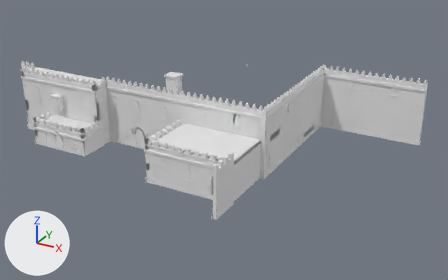
Two versions of the FBX model models/AR_FataMorgana/exports/AR_FataMorgana_achterkant.fbx, one commit apart.
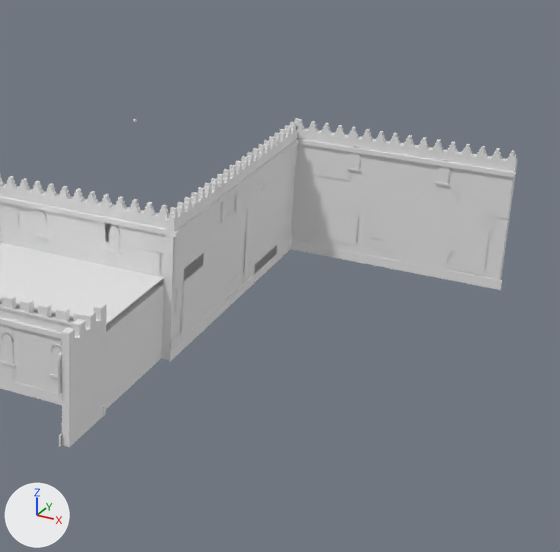
Old and new are each drawn whole from a 50 mm lens placed at (51.0, -102.0, 32.5), pointed at (12.2, -31.4, -2.8) and again close up on the part from 41% to 100% of the width and 3% to 96% of the height. The lights are fixed; the arrows at lower left show +X, +Y and +Z. The first two pictures are the older version. Vertices at exactly the same position are counted once.

Script lines for the objects in view, before the commit:
```python
ob_fm_lijst_0_achterkant = bpy.data.objects.new('FM_lijst_0_achterkant', me_fm_achterkant_lijst_001)
ob_fm_lijst_0_achterkant.location = (0.0, 0.0, 0.0)
ob_fm_streep_0_achterkant = bpy.data.objects.new('FM_streep_0_achterkant', me_fm_achterkant_streep_001)
ob_fm_streep_0_achterkant.location = (0.0, 0.0, 0.0)
ob_fm_stuc_0_achterkant = bpy.data.objects.new('FM_stuc_0_achterkant', me_fm_achterkant_stuc_001)
ob_fm_stuc_0_achterkant.location = (0.0, 0.0, 0.0)
ob_fm_vlek1_0_achterkant = bpy.data.objects.new('FM_vlek1_0_achterkant', me_fm_achterkant_vlek1_001)
ob_fm_vlek1_0_achterkant.location = (0.0, 0.0, 0.0)
ob_fm_vlek2_0_achterkant = bpy.data.objects.new('FM_vlek2_0_achterkant', me_fm_achterkant_vlek2_001)
ob_fm_vlek2_0_achterkant.location = (0.0, 0.0, 0.0)
ob_fm_vlek4_0_achterkant = bpy.data.objects.new('FM_vlek4_0_achterkant', me_fm_achterkant_vlek4_001)
ob_fm_vlek4_0_achterkant.location = (0.0, 0.0, 0.0)
ob_fm_voet_0_achterkant = bpy.data.objects.new('FM_voet_0_achterkant', me_fm_achterkant_voet_001)
ob_fm_voet_0_achterkant.location = (0.0, 0.0, 0.0)
# also in view: 'FM_vlek3_0_achterkant' at (6.5, -44.2, 3.6); 'FM_raam_0_achterkant' at (13.3, -39.1, 4.2); 'FM_dak_0_achterkant' at (7.4, -47.5, 5.5)
```
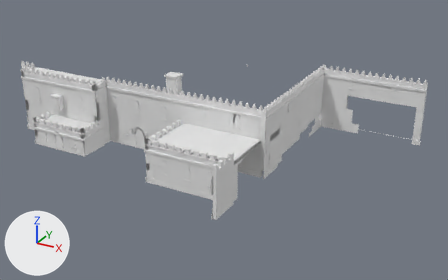
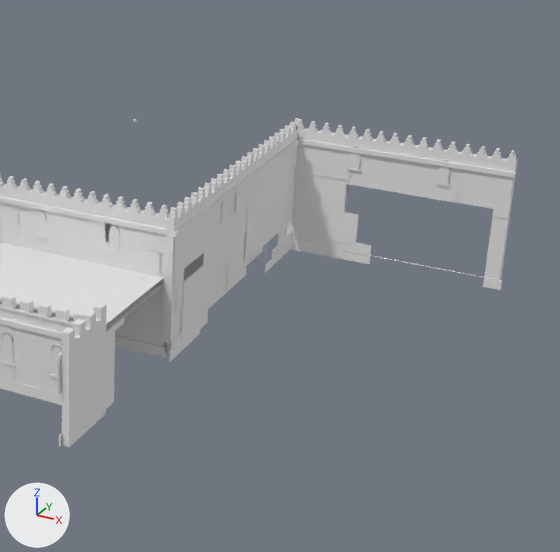
Boxes (x1, y1, x2, y2) around the edits, measured in the close-ups (560 x 552 px; the box of a moved part takes in the faces that stretch with it):
'FM_vlek4_0_achterkant', reshaped: before (0, 158, 495, 379); after (0, 158, 291, 379)
'FM_vlek2_0_achterkant', reshaped: before (52, 152, 490, 275); after (52, 152, 458, 254)
'FM_vlek1_0_achterkant', reshaped: before (0, 160, 486, 382); after (0, 160, 277, 382)
part 1 of me_fm_achterkant_vlek2_001, deleted: before (454, 223, 490, 275)
part 2 of me_fm_achterkant_vlek2_001, cut back: before (254, 176, 281, 272); after (255, 152, 289, 253)
part 3 of me_fm_achterkant_vlek2_001, cut back: before (395, 183, 458, 256); after (399, 183, 458, 203)
part 4 of me_fm_achterkant_vlek4_001, deleted: before (400, 198, 454, 270)
part 5 of me_fm_achterkant_vlek4_001, deleted: before (483, 217, 495, 239)
part 6 of me_fm_achterkant_vlek4_001, deleted: before (368, 183, 399, 239)
part 7 of me_fm_achterkant_vlek4_001, deleted: before (381, 232, 410, 256)
part 8 of me_fm_achterkant_vlek4_001, added: after (265, 158, 291, 260)
part 9 of me_fm_achterkant_lijst_001, reshaped: before (359, 153, 451, 184); after (265, 241, 502, 290)
part 10 of me_fm_achterkant_lijst_001, added: after (169, 326, 199, 361)
part 11 of me_fm_achterkant_voet_001, deleted: before (220, 245, 452, 305)
part 12 of me_fm_achterkant_voet_001, moved or reshaped (not visible afterwards): before (208, 298, 220, 316)
part 13 of me_fm_achterkant_voet_001, moved or reshaped: before (447, 263, 500, 280); after (484, 270, 500, 280)
part 14 of me_fm_achterkant_stuc_001, cut back: before (162, 229, 170, 360); after (0, 128, 517, 409)
part 15 of me_fm_achterkant_vlek1_001, deleted: before (451, 201, 486, 253)
part 16 of me_fm_achterkant_vlek1_001, cut back: before (208, 160, 277, 308); after (209, 160, 277, 290)

Edits to the bpy script that builds the scene:
```text
Change me_fm_achterkant_vlek1_001:
    remove me_fm_achterkant_vlek1_001.from_pydata(...)  # 52 vertices, 26 faces; spans x -9.7..36.6, y -51.6..-26.6, z 0.1..7.2
    add me_fm_achterkant_vlek1_001.from_pydata(...)  # 64 vertices, 42 faces; spans x -9.7..24.7, y -51.6..-29.7, z 0.2..7.2
    me_fm_achterkant_vlek1_001 part 15: the loose piece of 4 vertices spanning x 32.2..36.6, y -26.6, z 1.8..5.1 is deleted
    me_fm_achterkant_vlek1_001 part 16: 1 vertex moved from x 24.7, y -34.5, z 0.1 to x 24.7, y -34.5, z 2.0; 6 vertices removed from x 24.6..24.7, y -40.5..-29.7, z 0.1..4.1; 22 vertices added at x 24.7, y -40.5..-29.7, z 1.2..7.2
Change me_fm_achterkant_lijst_001:
    remove me_fm_achterkant_lijst_001.from_pydata(...)  # 3924 vertices, 4910 faces; spans x -12.0..38.1, y -55.1..-25.9, z -0.1..10.1
    add me_fm_achterkant_lijst_001.from_pydata(...)  # 3963 vertices, 4932 faces; spans x -12.0..38.1, y -55.1..-25.9, z -0.1..10.1
    me_fm_achterkant_lijst_001 part 9: 10 vertices removed from x 28.6..34.3, y -26.5, z 6.0..6.1; 22 vertices added at x 24.7..37.0, y -31.0..-26.5, z 0.0..0.6
    me_fm_achterkant_lijst_001 part 10: 12 vertices added at x 24.6..24.7, y -44.0..-41.0, z 0.0..0.6
    other edits to the shape of me_fm_achterkant_lijst_001 do not show in these pictures
Change me_fm_achterkant_voet_001:
    remove me_fm_achterkant_voet_001.from_pydata(...)  # 196 vertices, 98 faces; spans x -11.9..37.9, y -55.0..-26.0, z 0.0..1.6
    add me_fm_achterkant_voet_001.from_pydata(...)  # 179 vertices, 93 faces; spans x -11.9..37.9, y -55.0..-26.0, z 0.0..1.6
    me_fm_achterkant_voet_001 part 11: 6 loose pieces with 24 vertices, spanning x 20.5..35.0, y -44.4..-26.5, z 0.0..1.5, are deleted
    me_fm_achterkant_voet_001 part 12: 1 vertex moved from x 24.6, y -37.9, z 1.1 to x 24.6, y -41.0, z 1.1; 3 vertices removed from x 21.3..24.6, y -44.4..-37.9, z 0.0..1.4; 7 vertices added at x 18.0..24.6, y -44.4..-41.0, z 0.0..1.4
    me_fm_achterkant_voet_001 part 13: 1 vertex moved from x 34.3, y -26.5, z 0.0 to x 37.0, y -26.5, z 0.0; 1 vertex removed from x 34.3, y -26.5, z 1.1; 2 vertices added at x 37.0, y -26.5, z 1.0..1.1
    other edits to the shape of me_fm_achterkant_voet_001 do not show in these pictures
Change me_fm_achterkant_stuc_001:
    remove me_fm_achterkant_stuc_001.from_pydata(...)  # 2445 vertices, 3750 faces; spans x -11.9..37.9, y -55.0..-26.0, z 0.0..9.9
    add me_fm_achterkant_stuc_001.from_pydata(...)  # 2803 vertices, 4305 faces; spans x -11.9..37.9, y -55.0..-26.0, z 0.0..9.9
    me_fm_achterkant_stuc_001 part 14: 1 vertex removed from x 24.1, y -44.5, z 0.0; 211 vertices added at x 24.1..37.9, y -51.0..-26.0, z 0.0..8.0
    other edits to the shape of me_fm_achterkant_stuc_001 do not show in these pictures
Change me_fm_achterkant_vlek4_001:
    remove me_fm_achterkant_vlek4_001.from_pydata(...)  # 72 vertices, 36 faces; spans x -7.6..37.2, y -54.5..-26.5, z 0.0..7.2
    add me_fm_achterkant_vlek4_001.from_pydata(...)  # 68 vertices, 40 faces; spans x -7.6..24.7, y -54.5..-27.1, z 0.0..7.2
    me_fm_achterkant_vlek4_001 part 4: the loose piece of 4 vertices spanning x 31.8..34.7, y -26.6, z 0.2..4.8 is deleted
    me_fm_achterkant_vlek4_001 part 5: the loose piece of 4 vertices spanning x 35.4..37.2, y -26.5, z 3.1..4.4 is deleted
    me_fm_achterkant_vlek4_001 part 6: the loose piece of 4 vertices spanning x 29.7..33.7, y -26.5, z 1.8..5.4 is deleted
    me_fm_achterkant_vlek4_001 part 7: the loose piece of 4 vertices spanning x 30.6..32.3, y -26.6, z 1.1..2.3 is deleted
    me_fm_achterkant_vlek4_001 part 8: 12 vertices added at x 24.7, y -31.0..-29.0, z 0.8..6.5
Change me_fm_achterkant_vlek2_001:
    remove me_fm_achterkant_vlek2_001.from_pydata(...)  # 56 vertices, 28 faces; spans x -9.5..37.0, y -51.5..-26.6, z 0.1..7.1
    add me_fm_achterkant_vlek2_001.from_pydata(...)  # 71 vertices, 45 faces; spans x -9.5..34.8, y -51.5..-26.6, z 0.1..7.1
    me_fm_achterkant_vlek2_001 part 1: the loose piece of 4 vertices spanning x 35.1..37.0, y -26.6, z 0.7..3.8 is deleted
    me_fm_achterkant_vlek2_001 part 2: 1 vertex moved from x 24.6, y -31.9, z 1.1 to x 24.6, y -29.0, z 1.1; 2 vertices removed from x 24.6..24.7, y -32.8..-31.9, z 0.3..4.5; 15 vertices added at x 24.6..24.7, y -32.8..-29.0, z 0.3..7.1
    me_fm_achterkant_vlek2_001 part 3: 1 vertex moved from x 31.3, y -26.6, z 1.5 to x 31.3, y -26.6, z 5.0; 1 vertex removed from x 34.8, y -26.6, z 1.5; 7 vertices added at x 32.0..34.8, y -26.6, z 5.0..5.7
```
